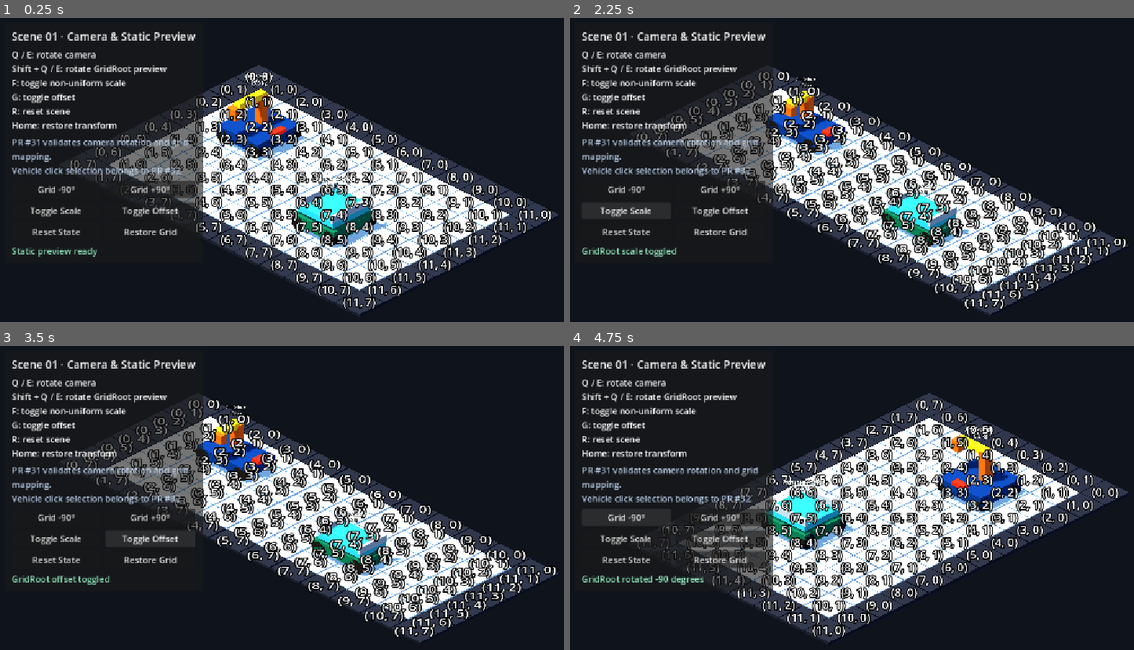
Above: before the commit, frames 1-4 (two rows, left to right).
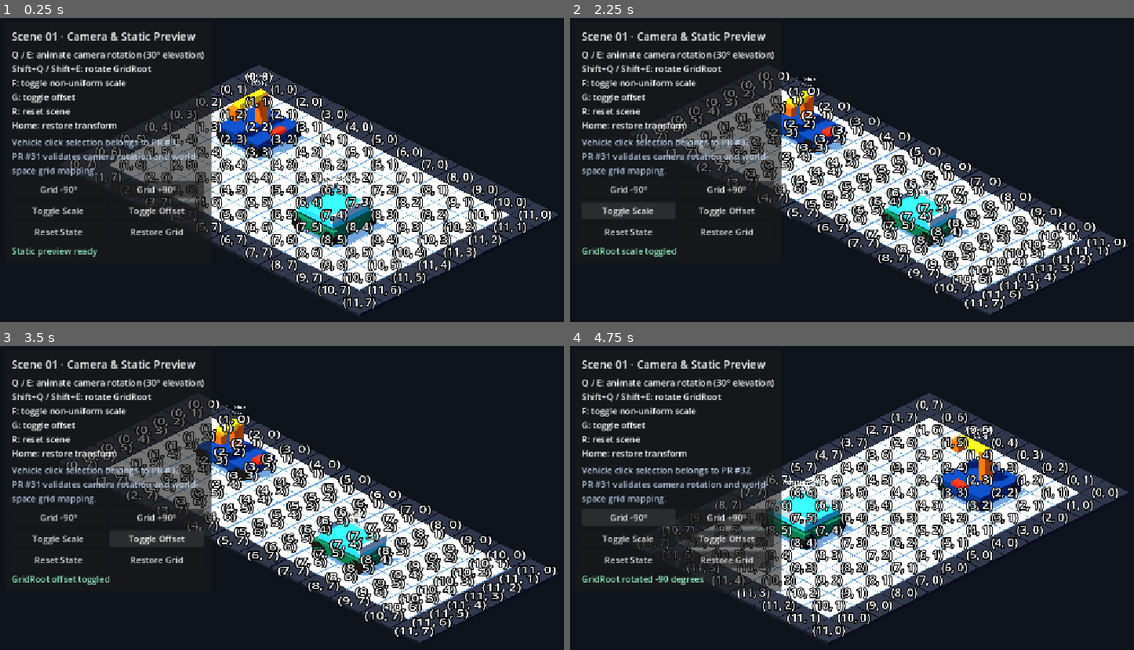
Above: after the commit, the same moments.

Repository: Ri0n72Y/automata
Game: Godot game, scene res://scenes/scene_01/scene_01_basic_packing.tscn
Same seed, same stepped clock (60 frames per second), same inputs: the game is played once before the commit and once after it.
Inputs:
- Up to frame 1 (0.25 s): no input
- Up to frame 2 (2.25 s): click "Grid -90°" at 0.5 s; click "Grid +90°" at 1.25 s; click "Toggle Scale" at 2 s
- Up to frame 3 (3.5 s): click "Toggle Offset" at 2.75 s
- Up to frame 4 (4.75 s): click "Restore Grid" at 3.5 s; click "Grid -90°" at 4.25 s

The runs differ from the first frame. In frame 1, 3.7% of the frame differs, in the area x 1-38%, y 10-73%; in frame 2, 3.6%; in frame 3, 3.6%; in frame 4, 3.7%, in the area x 1-38%, y 10-81%.

Commit message:
docs(ui): describe animated camera controls

Diff:
--- a/scenes/scene_01/components/scene_01_manual_ui.tscn
+++ b/scenes/scene_01/components/scene_01_manual_ui.tscn
@@ -40,11 +40,11 @@
 
 [node name="Instructions" type="Label" parent="RootControl/Panel/Margin/VBox"]
 layout_mode = 2
-text = "Q / E: rotate camera\nShift + Q / E: rotate GridRoot preview\nF: toggle non-uniform scale\nG: toggle offset\nR: reset scene\nHome: restore transform"
+text = "Q / E: animate camera rotation (30° elevation)\nShift+Q / Shift+E: rotate GridRoot\nF: toggle non-uniform scale\nG: toggle offset\nR: reset scene\nHome: restore transform"
 
 [node name="ScopeNote" type="Label" parent="RootControl/Panel/Margin/VBox"]
 layout_mode = 2
-text = "PR #31 validates camera rotation and grid mapping.\nVehicle click selection belongs to PR #32."
+text = "Vehicle click selection belongs to PR #32.\nPR #31 validates camera rotation and world-space grid mapping."
 autowrap_mode = 2
 modulate = Color(0.72, 0.8, 0.9, 1)
 
@@ -93,7 +93,7 @@
 [node name="StatusLabel" type="Label" parent="RootControl/Panel/Margin/VBox"]
 unique_name_in_owner = true
 layout_mode = 2
-text = "Static preview ready"
+text = "Camera preview ready"
 modulate = Color(0.55, 0.88, 0.72, 1)
 
 [connection signal="pressed" from="RootControl/Panel/Margin/VBox/RotateRow/RotateLeft" to="." method="_on_rotate_left_pressed"]
